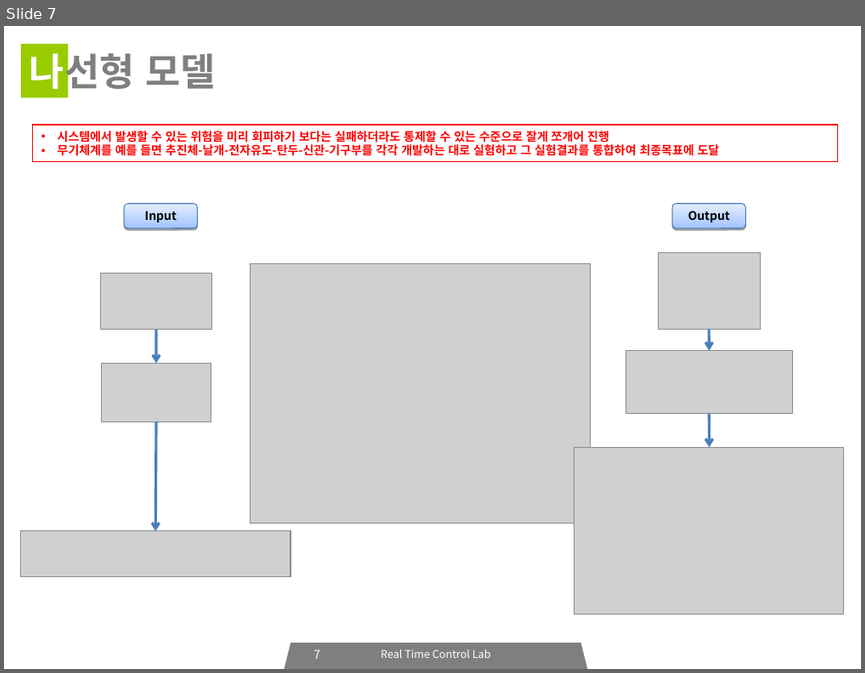
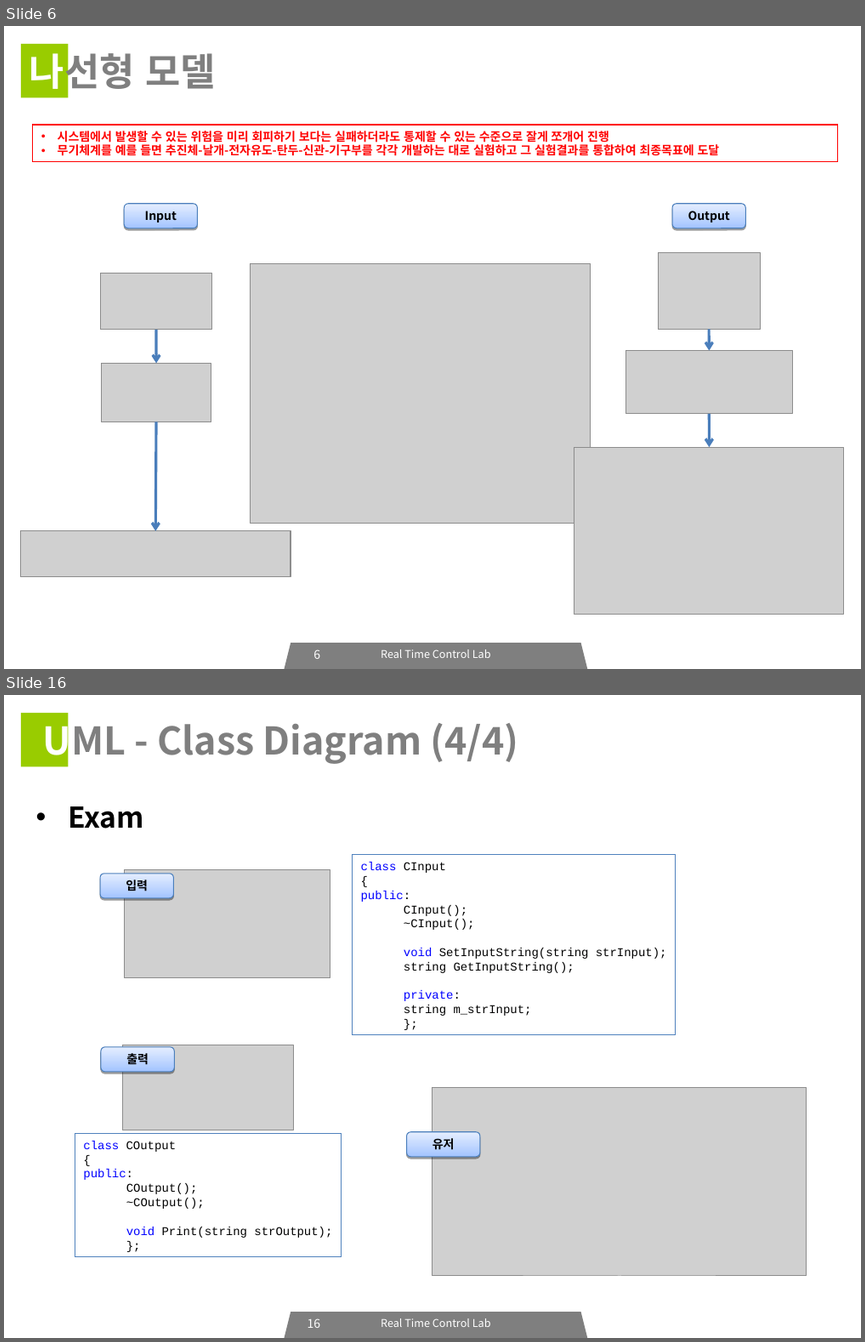
Before and after one commit to icarosss/RTCLAB, a slide deck: RTCLAB_세미나_03.ppt. Shown one above the other, each under a label of ours: slide 7 before the commit, slides 6 and 16 after it; the slides between them are not shown. The pictures are 865x673 and 865x1342 pixels, drawn with LibreOffice and Linux fonts; fonts in the diff are those of the drawing; grey boxes stand for pictures. Boxes give left, top, right and bottom in pixels: in the first picture for what was removed or moved away, otherwise in the second. Text is boxed around its words. In the diff, an @@ line names an element or a change of style, - is before the commit and + after.

```diff
--- a/RTCLAB_세미나_03.ppt
+++ b/RTCLAB_세미나_03.ppt
@@ slide 16 added at box(4, 695, 861, 1338), background #FFFFFF; not listed: 3 template elements that a slide beside it also shows @@
@@ title added at box(43, 716, 519, 765), 32 pt, text #7F7F7F, bold @@
+UML - Class Diagram (4/4)
@@ text added at box(68, 806, 144, 828), 24 pt, text #000000, bold @@
+• Exam
@@ picture added at box(124, 870, 330, 978) @@
@@ rectangle added at box(352, 854, 675, 1035), outline #4F81BD 0.74 pt, 10 pt, text #010001 @@
+class CInput
+{
+public:
+  CInput();
+  ~CInput();
+  void SetInputString(string strInput);
+  string GetInputString();
+private:
+  string m_strInput;
+};
@@ rounded rectangle added at box(100, 873, 174, 898), fill gradient #A3C4FF to #E5EEFF, outline #4A7EBB 0.74 pt, 10 pt, text #000000, bold @@
+입력
@@ rounded rectangle added at box(101, 1047, 175, 1072), fill gradient #A3C4FF to #E5EEFF, outline #4A7EBB 0.74 pt, 10 pt, text #000000, bold @@
+출력
@@ picture added at box(123, 1044, 294, 1130) @@
@@ picture added at box(432, 1088, 806, 1276) @@
@@ rectangle added at box(75, 1133, 341, 1256), outline #4F81BD 0.74 pt, 10 pt, text #010001 @@
+class COutput
+{
+public:
+  COutput();
+  ~COutput();
+  void Print(string strOutput);
+};
@@ rounded rectangle added at box(407, 1132, 480, 1157), fill gradient #A3C4FF to #E5EEFF, outline #4A7EBB 0.74 pt, 10 pt, text #000000, bold @@
+유저
@@ page number added at box(307, 1318, 321, 1327), 10 pt, text #FFFFFF @@
+16
@@ what was slide 7 is now slide 6 @@
@@ page number at box(313, 649, 320, 658): text changed @@
-7
+6
```
Also in this commit, not shown: 7 slides changed, 8 other slides added, 7 slides removed, 2 other files.
